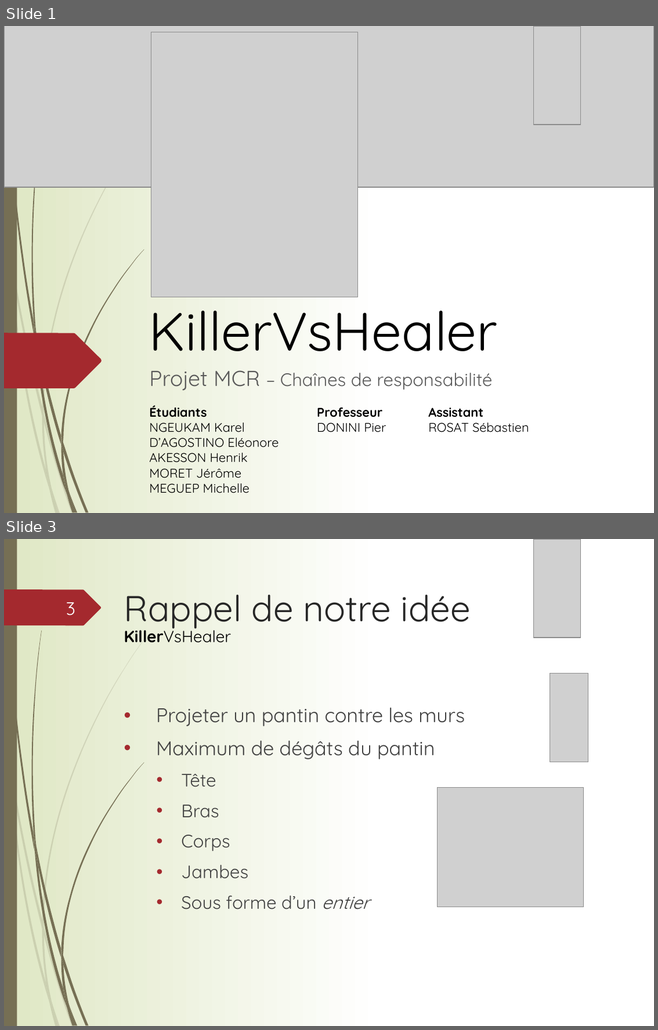
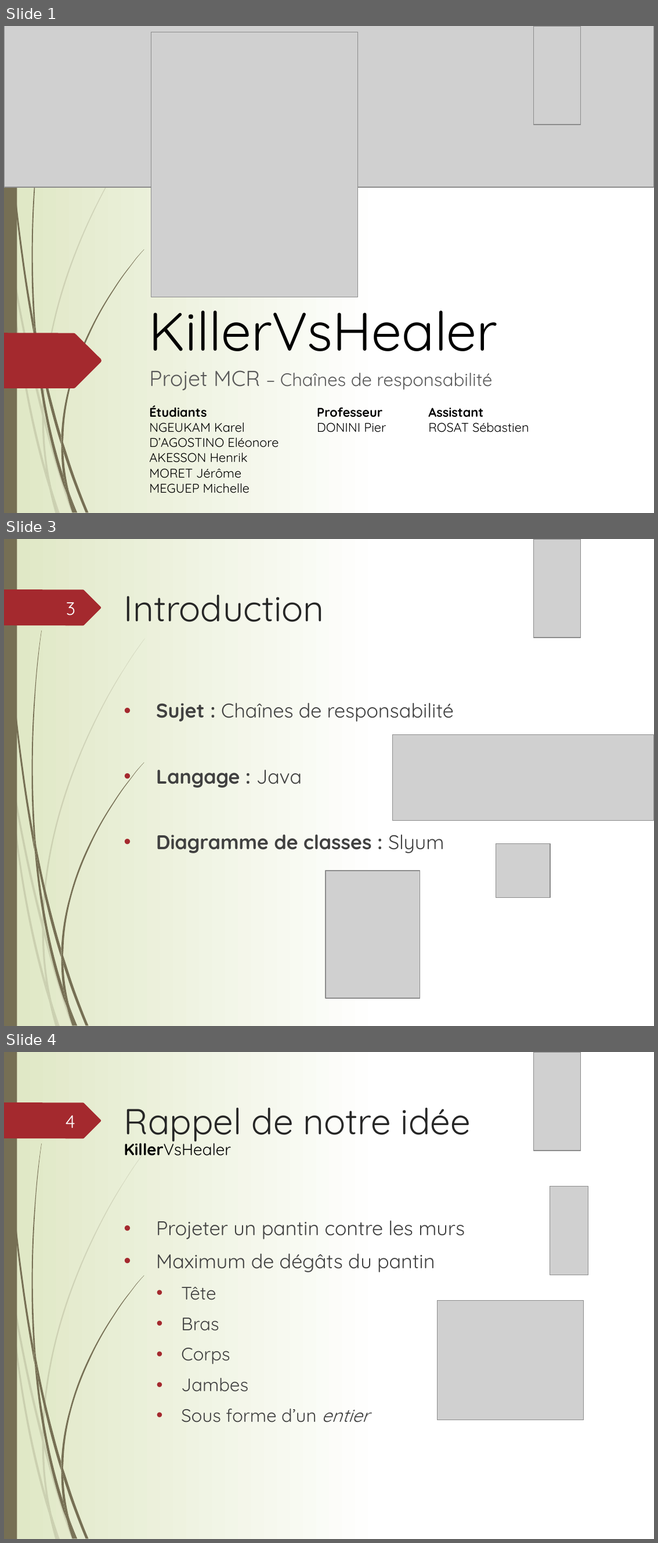
Before and after one commit to jermoret/KillerVsHealer, a slide deck: Presentation/KillerVsHealer.pptx. Shown one above the other, each under a label of ours: slides 1 and 3 before the commit, slides 1, 3 and 4 after it; the slides between them are not shown. The pictures are 658x1030 and 658x1543 pixels, drawn with LibreOffice and Linux fonts; fonts in the diff are those of the drawing; grey boxes stand for pictures. Boxes give left, top, right and bottom in pixels: in the first picture for what was removed or moved away, otherwise in the second. Text is boxed around its words. In the diff, an @@ line names an element or a change of style, - is before the commit and + after.

```diff
--- a/Presentation/KillerVsHealer.pptx
+++ b/Presentation/KillerVsHealer.pptx
@@ slide 3 added at (4,539,654,1026), background gradient #FFFFFF to #DFE8C4; not listed: 24 template elements that a slide beside it also shows @@
@@ picture added at (534,539,580,638) @@
@@ page number added at (66,602,75,616), 20 pt, text #FEFFFF @@
+3
@@ text added at (124,595,324,622), 40 pt, text #262626 @@
+Introduction
@@ text added at (156,703,453,853), 22 pt, text #404040, bold @@
+• Sujet : Chaînes de responsabilité
+• Langage : Java
+• Diagramme de classes : Slyum
@@ picture added at (393,735,654,821) @@
@@ picture added at (496,843,550,897) @@
@@ picture added at (325,871,420,999) @@
@@ what was slide 3 is now slide 4 @@
@@ page number at (65,1115,75,1128): text changed @@
-3
+4
```
Also in this commit, not shown: 3 slides changed, 2 other slides added.
